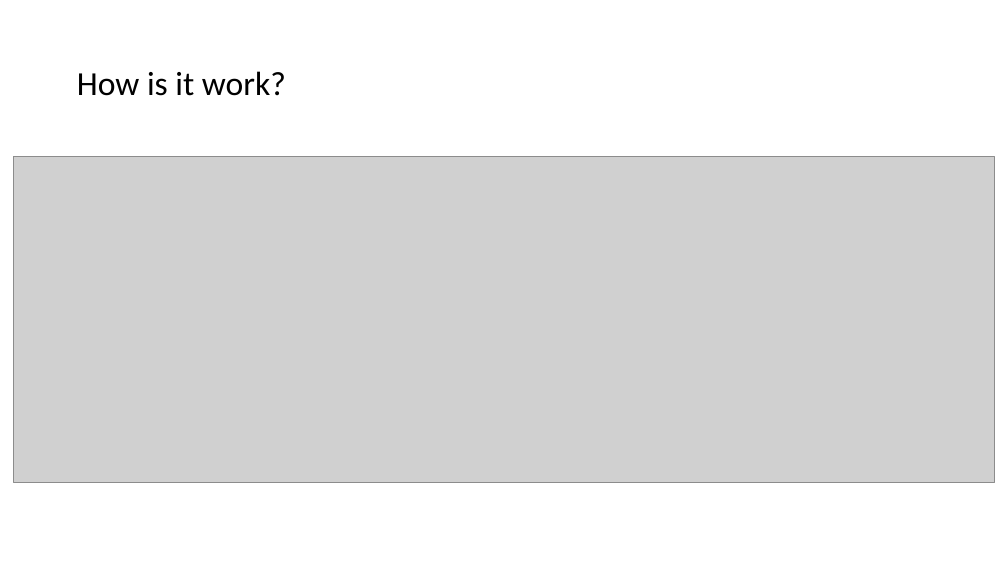
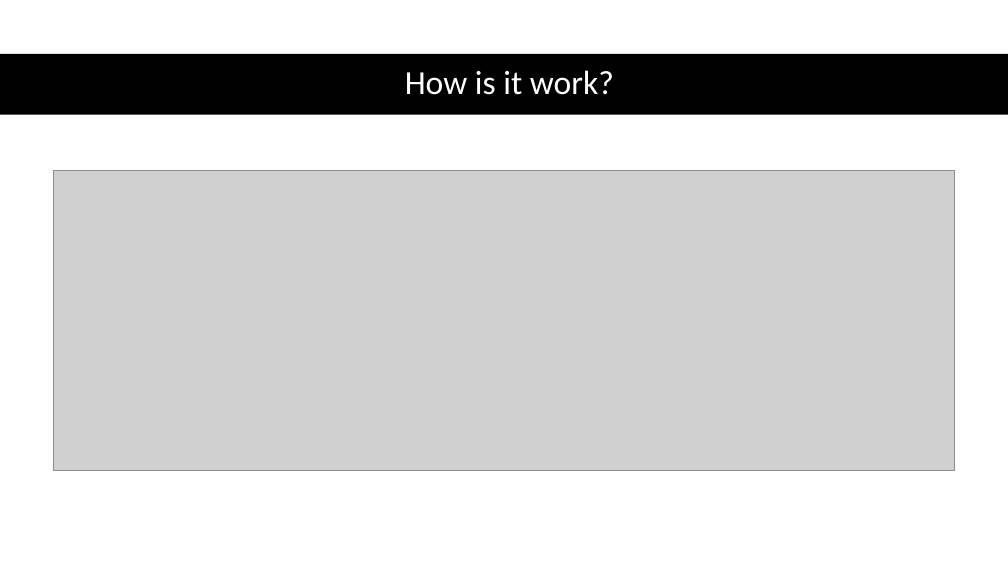
Before and after one commit to IlyaChakun/aws-iba-courses, a slide deck: slide 2 of lecture-materials/Application-Integration/app_flow/aws_appflow.pptx. Drawn at 1008x567 pixels with LibreOffice and Linux fonts; fonts in the diff are those of the drawing; grey boxes stand for pictures. Boxes give left, top, right and bottom in pixels: in the first picture for what was removed or moved away, otherwise in the second. Text is boxed around its words. In the diff, an @@ line names an element or a change of style, - is before the commit and + after.

```diff
--- a/lecture-materials/Application-Integration/app_flow/aws_appflow.pptx
+++ b/lecture-materials/Application-Integration/app_flow/aws_appflow.pptx
@@ rectangle added at (x1=0, y1=54, x2=1008, y2=115), fill #000000 @@
@@ title "How is it work?" moved from (x1=77, y1=71, x2=286, y2=96) to (x1=405, y1=70, x2=614, y2=95) @@
@@ title "How is it work?" at (x1=405, y1=70, x2=614, y2=95): text colour #000000 to #FFFFFF; alignment left to centre @@
@@ picture resized from (x1=13, y1=157, x2=995, y2=482) to (x1=53, y1=170, x2=955, y2=470) @@
```
Also in this commit, not shown: 3 other slides changed, 12 other files.
